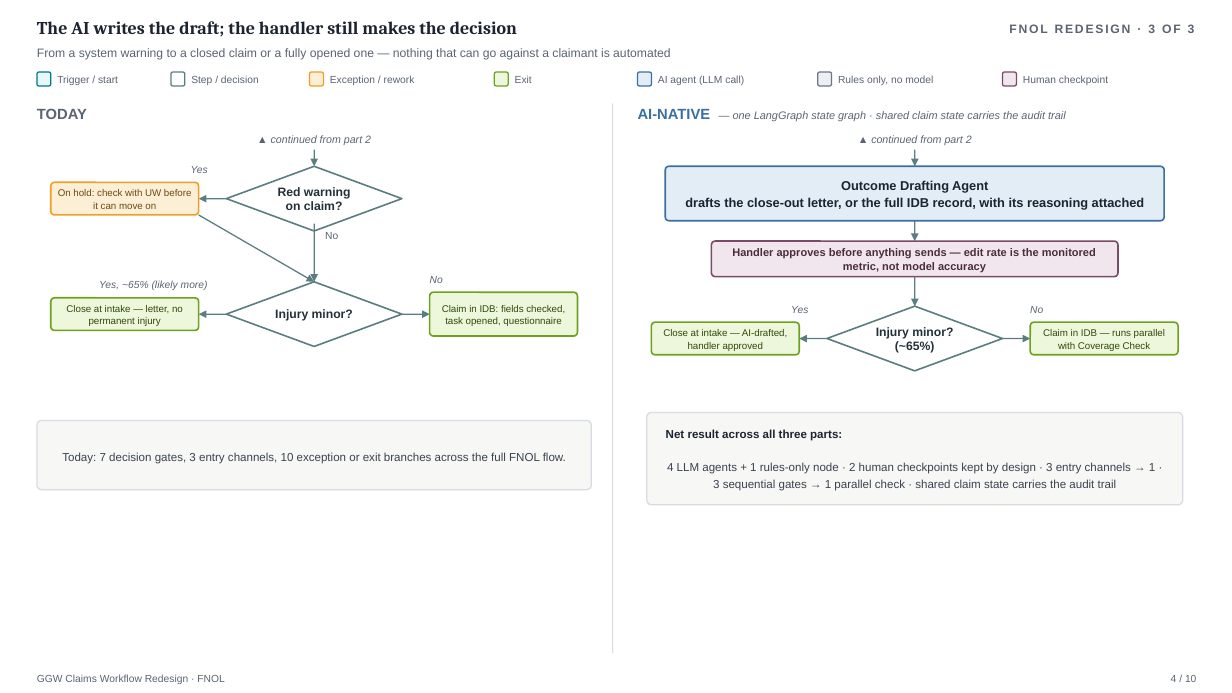
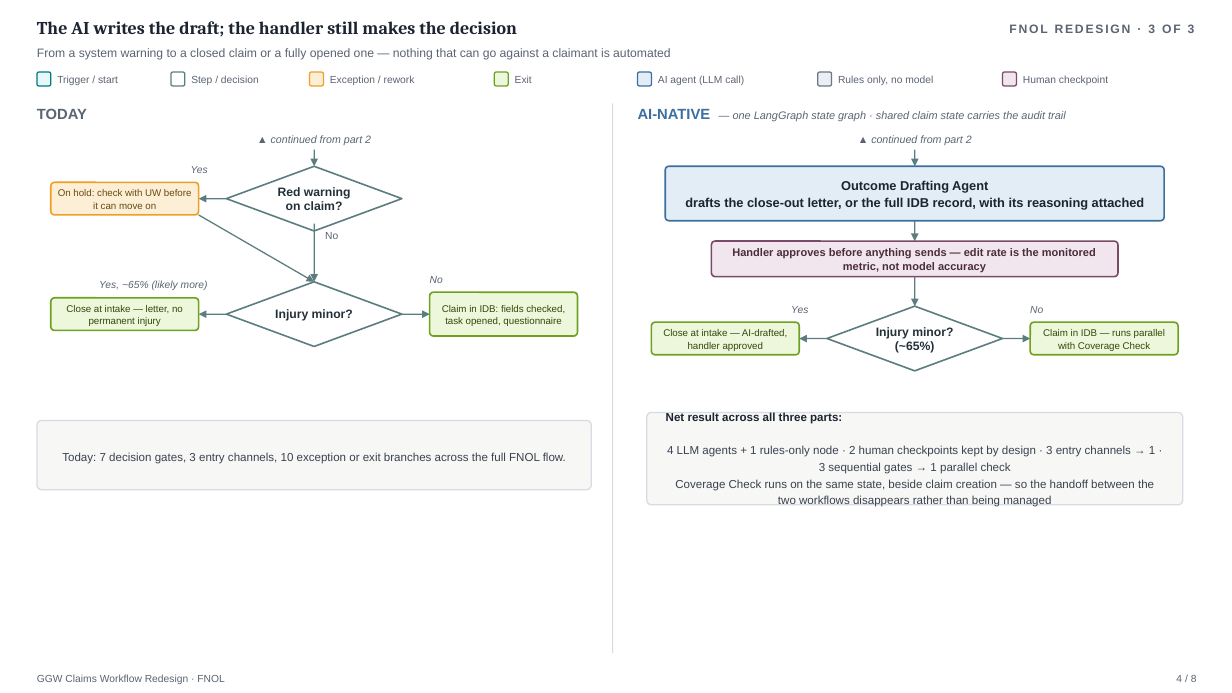
Before and after one commit to utkarshkingh/ggw_casestudy, a slide deck: slide 4 of case-study/deck/GGW_FNOL_Redesign.pptx. Drawn at 1232x693 pixels with LibreOffice and Linux fonts; fonts in the diff are those of the drawing. Boxes give left, top, right and bottom in pixels: in the first picture for what was removed or moved away, otherwise in the second. Text is boxed around its words. In the diff, an @@ line names an element or a change of style, - is before the commit and + after.

```diff
--- a/case-study/deck/GGW_FNOL_Redesign.pptx
+++ b/case-study/deck/GGW_FNOL_Redesign.pptx
@@ text at [667, 445, 1155, 507]: text changed @@
-4 LLM agents + 1 rules-only node · 2 human checkpoints kept by design · 3 entry channels → 1 · 3 sequential gates → 1 parallel check · shared claim state carries the audit trail
+4 LLM agents + 1 rules-only node · 2 human checkpoints kept by design · 3 entry channels → 1 · 3 sequential gates → 1 parallel check
+Coverage Check runs on the same state, beside claim creation — so the handoff between the two workflows disappears rather than being managed
@@ text at [1176, 675, 1197, 682]: text changed @@
-4 / 10
+4 / 8
```
Also in this commit, not shown: 6 other slides changed, 1 slide added, 3 slides removed, 2 other files.
